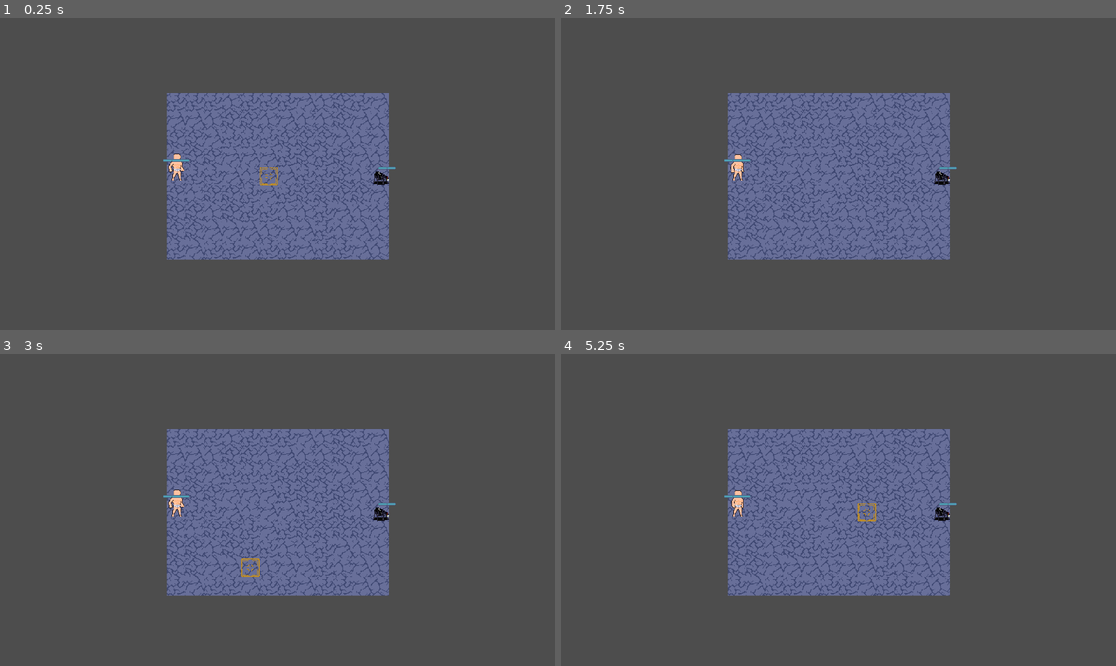
Above: before the commit, frames 1-4 (two rows, left to right).
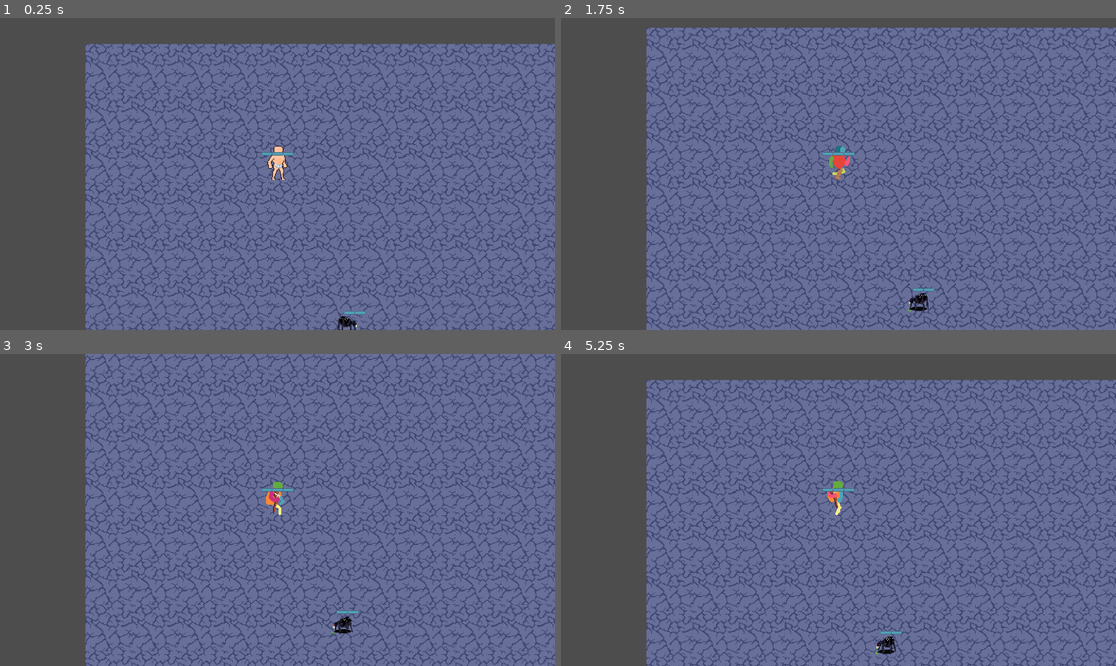
Above: after the commit, the same moments.

Repository: Naitais/battle-and-exploration-mode
Game: Godot game, scene res://scenes/main.tscn
Same seed, same stepped clock (60 frames per second), same inputs: the game is played once before the commit and once after it.
Inputs (mouse positions are in pixels of both pictures, inside the frame that each line leads up to):
- Up to frame 1 (0.25 s): no input
- Up to frame 2 (1.75 s): tap Enter at 0.5 s; move the mouse to (960, 158) at 0.52 s; press the mouse at (960, 158) at 0.53 s; hold D (right) 0.53-1.28 s; move the mouse to (727, 189) at 1.27 s; release the mouse at (727, 189) at 1.28 s; hold S (down) from 1.28 s (still down); click (727, 189) at 1.35 s
- Up to frame 3 (3 s): move the mouse to (333, 441) at 2.02 s; release S (down) at 2.03 s; press the mouse at (333, 441) at 2.03 s; hold D (right) 2.03-2.78 s; move the mouse to (249, 572) at 2.77 s; release the mouse at (249, 572) at 2.78 s; hold W (up) from 2.78 s (still down); click (249, 572) at 2.85 s
- Up to frame 4 (5.25 s): move the mouse to (1005, 556) at 3.52 s; release W (up) at 3.53 s; press the mouse at (1005, 556) at 3.53 s; hold A (left) 3.53-5.03 s; move the mouse to (672, 463) at 4.27 s; release the mouse at (672, 463) at 4.28 s; click (672, 463) at 4.35 s; move the mouse to (866, 510) at 5.02 s; press the mouse at (866, 510) at 5.03 s; hold S (down) from 5.03 s (still down)

The runs differ from the first frame. In frame 1, 64% of the frame differs, in the area x 15-100%, y 8-100%; in frame 2, 68%; in frame 3, 71%, in the area x 15-100%, y 0-100%; in frame 4, 64%.

Commit message:
trabajando en funciones para manejo de mob packs

Diff:
--- /dev/null
+++ b/scenes/exploration_map.gd
@@ -0,0 +1,41 @@
+extends Node2D
+
+
+# Called when the node enters the scene tree for the first time.
+func _ready():
+	print(mod_pack_difficulty_rating(randomize_mob_pack_data()))
+
+# Called every frame. 'delta' is the elapsed time since the previous frame.
+func _process(delta):
+	pass
+
+# This function will generate random data for a mob pack
+func randomize_mob_pack_data() -> Array:
+	var mob_types = ["spider", "slime", "goblin"]  # Add more mob types as needed
+	var mob_pack_data = []
+
+	# Randomize the number of mobs in the pack (you can adjust the range as needed)
+	var num_mobs = randi() % 4 + 1
+
+	for i in range(num_mobs):
+		var mob_data = {
+				"mob_type": mob_types[randi() % mob_types.size()],
+				"mob_level": randi() % 5 + 1,  # Adjust the level range as needed
+				# Add other stats as needed
+			}
+		mob_pack_data.append(mob_data)
+
+	return mob_pack_data
+
+#funcion para clasificar mod packs en dificultad
+func mod_pack_difficulty_rating(mob_pack) -> int:
+	var mob_count: int = 0
+	var mob_sum_levels: int = 0
+	for mob_data in mob_pack:
+		mob_count +=1
+		mob_sum_levels += mob_data.get("mob_level")
+
+	var mob_pack_rating: int
+	mob_pack_rating += mob_count + mob_sum_levels
+
+	return mob_pack_rating
--- a/scenes/exploration_map.tscn
+++ b/scenes/exploration_map.tscn
@@ -1,7 +1,8 @@
-[gd_scene load_steps=5 format=3 uid="uid://bw1mdgw3k36c2"]
+[gd_scene load_steps=6 format=3 uid="uid://bw1mdgw3k36c2"]
 
 [ext_resource type="PackedScene" uid="uid://cp83aqs75i6ld" path="res://scenes/base_map.tscn" id="1_32jcj"]
 [ext_resource type="Texture2D" uid="uid://4loimtxghujo" path="res://tiles/cave_tile.png" id="2_538ax"]
+[ext_resource type="Script" path="res://scenes/exploration_map.gd" id="2_sk242"]
 
 [sub_resource type="TileSetAtlasSource" id="TileSetAtlasSource_hh2b6"]
 texture = ExtResource("2_538ax")
@@ -17,6 +18,7 @@
 
 [node name="explorationMap" instance=ExtResource("1_32jcj")]
 y_sort_enabled = true
+script = ExtResource("2_sk242")
 
 [node name="TileMap" parent="." index="0"]
 tile_set = SubResource("TileSet_3yvcf")
--- a/scripts/gameWorld.gd
+++ b/scripts/gameWorld.gd
@@ -35,5 +35,6 @@
 			player.position = cave_combat_map.get_node("TileMap").map_to_local(Vector2(0, 4))
 			spider.position = cave_combat_map.get_node("TileMap").map_to_local(Vector2(11, 4))
 
+
 	if Input.is_action_pressed("exit"):
 		get_tree().quit()
--- a/scripts/globalVar.gd
+++ b/scripts/globalVar.gd
@@ -5,8 +5,8 @@
 
 var entities = null
 var player: CharacterBody2D
-var exploration_mode: bool
-var combat_mode: bool = true
+var exploration_mode: bool = true
+var combat_mode: bool
 
 func _physics_process(_delta):
 	#print(on_hand_weapon_slot_one)
--- /dev/null
+++ b/scripts/mob_packs.gd
@@ -0,0 +1,30 @@
+extends Node
+
+
+# Called when the node enters the scene tree for the first time.
+func _ready():
+	pass
+
+
+# Called every frame. 'delta' is the elapsed time since the previous frame.
+func _process(delta):
+	randomize_mob_pack_data()
+	print(randomize_mob_pack_data())
+
+# This function will generate random data for a mob pack
+func randomize_mob_pack_data() -> Array:
+	var mob_types = ["goblin", "slime", "skeleton"]  # Add more mob types as needed
+	var mob_pack_data = []
+
+	# Randomize the number of mobs in the pack (you can adjust the range as needed)
+	var num_mobs = randi() % 4 + 1
+
+	for i in range(num_mobs):
+		var mob_data = {
+				"mob_type": mob_types[randi() % mob_types.size()],
+				"mob_level": randi() % 5 + 1,  # Adjust the level range as needed
+				# Add other stats as needed
+			}
+		mob_pack_data.append(mob_data)
+
+	return mob_pack_data
